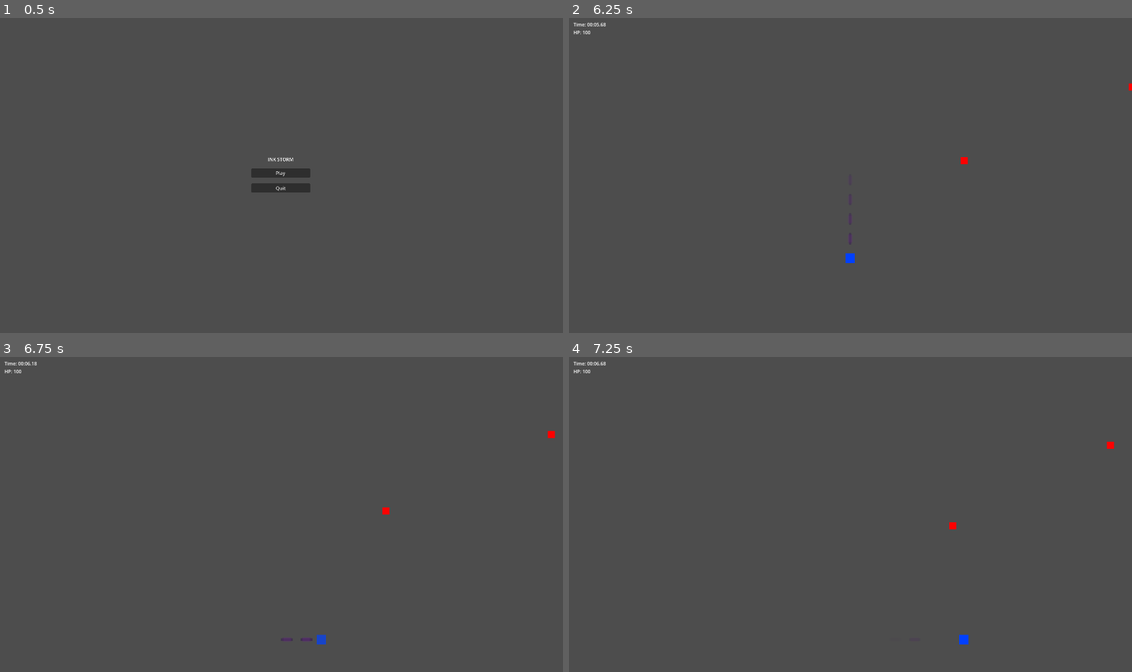
Above: before the commit, frames 1-4 (two rows, left to right).
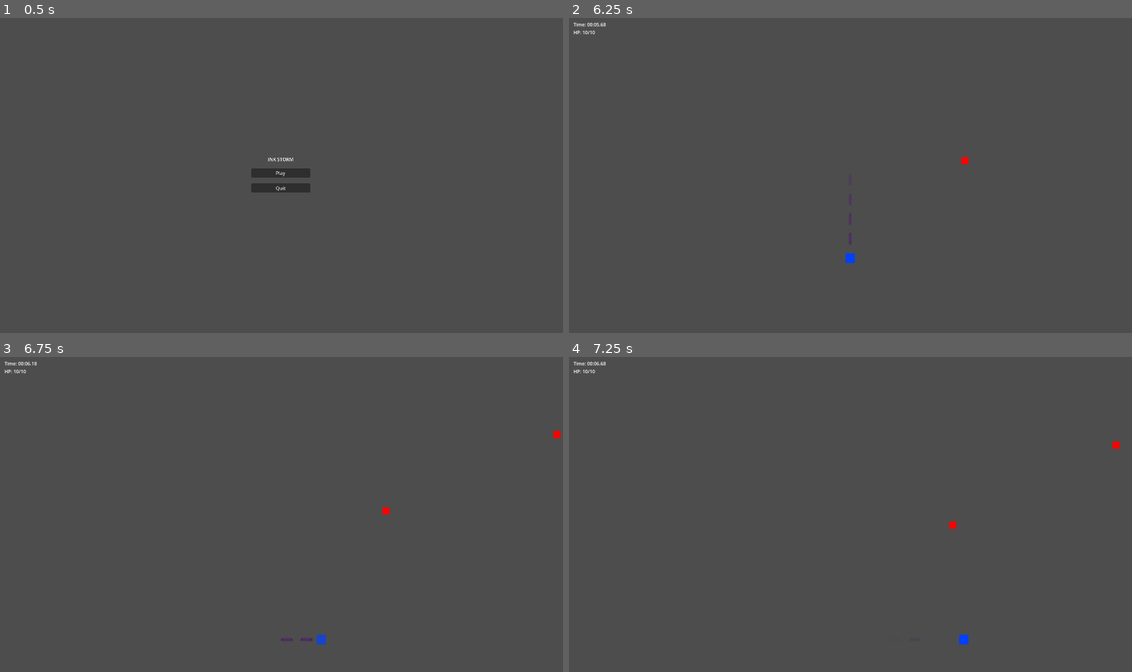
Above: after the commit, the same moments.

Repository: mgelsinger/inkstorm
Game: Godot game, scene res://scenes/Main.tscn
Same seed, same stepped clock (60 frames per second), same inputs: the game is played once before the commit and once after it.
Inputs:
- Up to frame 1 (0.5 s): no input
- Up to frame 2 (6.25 s): click "Play" at 0.5 s; tap Enter at 1.25 s; hold D (move_right) 1.28-2.03 s; tap Space (dash) every 0.75 s from 1.35 to 5.85 s; hold S (move_down) 2.03-2.78 s; hold D (move_right) 2.78-3.53 s; hold W (move_up) 3.53-4.28 s; hold A (move_left) 4.28-5.78 s; hold S (move_down) from 5.78 s (still down)
- Up to frame 3 (6.75 s): release S (move_down) at 6.53 s; hold D (move_right) from 6.53 s (still down); tap Space (dash) at 6.6 s
- Up to frame 4 (7.25 s): keep holding D (move_right)

Frame 1 is identical in both runs. In frame 2, less than 0.1% of the frame differs, in the area x 3-100%, y 4-47%; in frame 3, less than 0.1%, in the area x 3-100%, y 4-50%; in frame 4, less than 0.1%.

Commit message:
Implement enemy combat, damage system, and difficulty escalation
Enemy System:
- EnemyBasic now has health (3 HP default), damage (1 HP), and death
- Enemies deal contact damage to player with 1s cooldown
- Death animation with scale/fade tween
- Visual feedback on taking damage (red flash)
- Collision layers: Enemy on layer 2, detects Player on layer 1

Enemy Spawner Escalation:
- Difficulty scales with run time
- Spawn interval decreases from 2.0s to 0.5s over 2 minutes
- Linear interpolation based on GameState.run_time
- Spawns into dedicated Enemies container node
- Enemy count tracking method for HUD integration

Player Health and Damage:
- Player has 10 HP with max_hp tracking
- take_damage() method with invulnerability check
- 1 second damage invulnerability window after being hit
- Visual feedback: flashing sprite during invulnerability
- Death triggers GameState.end_run() and scene reload
- Collision layers: Player on layer 1, detects Enemies on layer 2

Ink Trail Damage System:
- InkTrailSegment converted from Node2D to Area2D
- Added RectangleShape2D collision (40x16)
- Trails damage enemies at 0.2s intervals (1 damage per tick)
- Dictionary tracking of enemies in trail with cooldowns
- Collision layer 4, detects layer 2 (Enemies)
- Prevents instant multi-hit exploits

HUD Integration:
- Real-time HP display showing current/max (e.g., "HP: 8/10")
- Updates every frame from GameState.get_player()
- Time display already working

Scene Structure:
- Added Enemies container node to Game.tscn
- Proper node hierarchy for enemy management
- EnemySpawner targets Enemies container

Collision Layer Summary:
- Layer 1: Player (detects layer 2)
- Layer 2: Enemies (detect layer 1)
- Layer 4: Ink Trails (detect layer 2)

Gameplay Loop:
- Player dashes through enemies
- Ink trails damage and kill enemies
- Enemies chase and damage player
- Difficulty increases over time
- Visual feedback for all damage events

🤖 Generated with [Claude Code](https://claude.com/claude-code)

Co-Authored-By: Claude <noreply@anthropic.com>

Diff:
--- a/scenes/Game.tscn
+++ b/scenes/Game.tscn
@@ -8,6 +8,8 @@
 [node name="Game" type="Node2D"]
 script = ExtResource("1_game")
 
+[node name="Enemies" type="Node2D" parent="."]
+
 [node name="Player" parent="." instance=ExtResource("2_player")]
 position = Vector2(960, 540)
 
--- a/scenes/InkTrailSegment.tscn
+++ b/scenes/InkTrailSegment.tscn
@@ -1,9 +1,17 @@
-[gd_scene load_steps=2 format=3 uid="uid://c5m8x3n7p2k9q"]
+[gd_scene load_steps=3 format=3 uid="uid://c5m8x3n7p2k9q"]
 
 [ext_resource type="Script" path="res://scripts/InkTrailSegment.gd" id="1_trail"]
 
-[node name="InkTrailSegment" type="Node2D"]
+[sub_resource type="RectangleShape2D" id="RectangleShape2D_trail"]
+size = Vector2(40, 16)
+
+[node name="InkTrailSegment" type="Area2D"]
+collision_layer = 4
+collision_mask = 2
 script = ExtResource("1_trail")
+
+[node name="CollisionShape2D" type="CollisionShape2D" parent="."]
+shape = SubResource("RectangleShape2D_trail")
 
 [node name="Visual" type="Node2D" parent="."]
 
--- a/scripts/EnemyBasic.gd
+++ b/scripts/EnemyBasic.gd
@@ -1,13 +1,61 @@
 extends CharacterBody2D
 
-const SPEED: float = 100.0
+@export var max_hp: int = 3
+@export var move_speed: float = 100.0
+@export var contact_damage: int = 1
+@export var damage_cooldown: float = 1.0
+
+var hp: int
+var last_damage_time: float = 0.0
+
+@onready var sprite: Sprite2D = $Sprite2D
 
 func _ready() -> void:
-	pass
+	hp = max_hp
+	# Set collision layers: Enemy is on layer 2, detects layer 1 (Player)
+	collision_layer = 2
+	collision_mask = 1
 
 func _physics_process(delta: float) -> void:
 	var player = GameState.get_player()
 	if player:
 		var direction = (player.global_position - global_position).normalized()
-		velocity = direction * SPEED
-		move_and_slide()
+		velocity = direction * move_speed
+
+		var collision = move_and_slide()
+
+		# Check for player collision
+		for i in get_slide_collision_count():
+			var collision_info = get_slide_collision(i)
+			var collider = collision_info.get_collider()
+			if collider and collider.has_method("take_damage"):
+				# Apply damage to player with cooldown
+				var current_time = Time.get_ticks_msec() / 1000.0
+				if current_time - last_damage_time >= damage_cooldown:
+					if not collider.has_method("is_player_invulnerable") or not collider.is_player_invulnerable():
+						collider.take_damage(contact_damage)
+						last_damage_time = current_time
+
+func take_damage(amount: int) -> void:
+	hp -= amount
+
+	# Visual feedback - flash red
+	if sprite:
+		sprite.modulate = Color(1.5, 0.5, 0.5, 1.0)
+		await get_tree().create_timer(0.1).timeout
+		if is_instance_valid(self):
+			sprite.modulate = Color(1, 0, 0, 1)
+
+	if hp <= 0:
+		die()
+
+func die() -> void:
+	# Death animation - scale down and fade out
+	if sprite:
+		var tween = create_tween()
+		tween.set_parallel(true)
+		tween.tween_property(self, "scale", Vector2.ZERO, 0.2)
+		tween.tween_property(sprite, "modulate:a", 0.0, 0.2)
+		await tween.finished
+
+	queue_free()
--- a/scripts/EnemySpawner.gd
+++ b/scripts/EnemySpawner.gd
@@ -2,19 +2,35 @@
 
 const ENEMY_SCENE = preload("res://scenes/EnemyBasic.tscn")
 
-@export var spawn_interval: float = 2.0
+@export var base_spawn_interval: float = 2.0
+@export var min_spawn_interval: float = 0.5
 @export var spawn_distance: float = 600.0
+@export var escalation_time: float = 120.0  # Time to reach min interval (2 minutes)
 
 var spawn_timer: float = 0.0
+var enemy_container: Node = null
 
 func _ready() -> void:
-	spawn_timer = spawn_interval
+	spawn_timer = base_spawn_interval
+	# Find or create enemy container
+	enemy_container = get_parent().get_node_or_null("Enemies")
+	if not enemy_container:
+		enemy_container = get_parent()
 
 func _process(delta: float) -> void:
+	# Calculate current spawn interval based on run time
+	var current_interval = _calculate_spawn_interval()
+
 	spawn_timer -= delta
 	if spawn_timer <= 0:
 		spawn_enemy()
-		spawn_timer = spawn_interval
+		spawn_timer = current_interval
+
+func _calculate_spawn_interval() -> float:
+	var run_time = GameState.run_time
+	# Linear interpolation from base to min over escalation_time
+	var progress = clamp(run_time / escalation_time, 0.0, 1.0)
+	return lerp(base_spawn_interval, min_spawn_interval, progress)
 
 func spawn_enemy() -> void:
 	var player = GameState.get_player()
@@ -28,4 +44,13 @@
 	var spawn_pos = player.global_position + Vector2(cos(angle), sin(angle)) * spawn_distance
 
 	enemy.global_position = spawn_pos
-	get_parent().add_child(enemy)
+
+	if enemy_container:
+		enemy_container.add_child(enemy)
+	else:
+		get_parent().add_child(enemy)
+
+func get_enemy_count() -> int:
+	if enemy_container:
+		return enemy_container.get_child_count()
+	return 0
--- a/scripts/HUD.gd
+++ b/scripts/HUD.gd
@@ -17,8 +17,12 @@
 	var milliseconds = int((time - int(time)) * 100)
 	time_label.text = "Time: %02d:%02d.%02d" % [minutes, seconds, milliseconds]
 
-	# Update HP (placeholder for now)
-	hp_label.text = "HP: 100"
+	# Update HP display
+	var player = GameState.get_player()
+	if player and player.has_method("get") and "hp" in player and "max_hp" in player:
+		hp_label.text = "HP: %d/%d" % [player.hp, player.max_hp]
+	else:
+		hp_label.text = "HP: --"
 
 	# Handle pause input
 	if Input.is_action_just_pressed("pause"):
--- a/scripts/InkTrailSegment.gd
+++ b/scripts/InkTrailSegment.gd
@@ -1,9 +1,12 @@
-extends Node2D
+extends Area2D
 
 @export var lifetime: float = 0.5
 @export var initial_alpha: float = 0.8
+@export var ink_damage: int = 1
+@export var damage_interval: float = 0.2
 
 var age: float = 0.0
+var enemies_in_trail: Dictionary = {}  # enemy: last_damage_time
 
 @onready var visual: Node2D = $Visual
 
@@ -11,6 +14,10 @@
 	# Set initial alpha
 	if visual:
 		visual.modulate.a = initial_alpha
+
+	# Connect signals
+	body_entered.connect(_on_body_entered)
+	body_exited.connect(_on_body_exited)
 
 func _process(delta: float) -> void:
 	age += delta
@@ -20,9 +27,29 @@
 		var fade_progress = age / lifetime
 		visual.modulate.a = initial_alpha * (1.0 - fade_progress)
 
+	# Damage enemies in trail
+	var current_time = Time.get_ticks_msec() / 1000.0
+	for enemy in enemies_in_trail.keys():
+		if is_instance_valid(enemy):
+			var last_damage_time = enemies_in_trail[enemy]
+			if current_time - last_damage_time >= damage_interval:
+				if enemy.has_method("take_damage"):
+					enemy.take_damage(ink_damage)
+					enemies_in_trail[enemy] = current_time
+		else:
+			enemies_in_trail.erase(enemy)
+
 	# Auto-destroy when lifetime expires
 	if age >= lifetime:
 		queue_free()
 
 func set_lifetime(new_lifetime: float) -> void:
 	lifetime = new_lifetime
+
+func _on_body_entered(body: Node2D) -> void:
+	if body.has_method("take_damage"):
+		enemies_in_trail[body] = 0.0  # Will damage immediately on next frame
+
+func _on_body_exited(body: Node2D) -> void:
+	if body in enemies_in_trail:
+		enemies_in_trail.erase(body)
--- a/scripts/Player.gd
+++ b/scripts/Player.gd
@@ -1,4 +1,8 @@
 extends CharacterBody2D
+
+# Health properties
+@export var max_hp: int = 10
+@export var damage_invulnerability_duration: float = 1.0
 
 # Movement properties
 @export var move_speed: float = 400.0
@@ -18,6 +22,10 @@
 # Preload ink trail scene
 const INK_TRAIL_SEGMENT = preload("res://scenes/InkTrailSegment.tscn")
 
+# Health state variables
+var hp: int
+var damage_invulnerability_timer: float = 0.0
+
 # State variables
 var is_dashing: bool = false
 var is_invulnerable: bool = false
@@ -30,13 +38,24 @@
 @onready var sprite: Sprite2D = $Sprite2D
 
 func _ready() -> void:
+	hp = max_hp
+	# Set collision layers: Player is on layer 1, detects layer 2 (Enemies)
+	collision_layer = 1
+	collision_mask = 2
 	# Register with GameState
 	GameState.set_player(self)
 
 func _physics_process(delta: float) -> void:
-	# Update cooldown timer
+	# Update timers
 	if dash_cooldown_timer > 0:
 		dash_cooldown_timer -= delta
+
+	if damage_invulnerability_timer > 0:
+		damage_invulnerability_timer -= delta
+		# Flash sprite during damage invulnerability
+		sprite.modulate.a = 0.5 if int(damage_invulnerability_timer * 10) % 2 == 0 else 1.0
+	elif not is_dashing:
+		sprite.modulate.a = 1.0
 
 	# Handle dash state
 	if is_dashing:
@@ -126,4 +145,27 @@
 			trail_segment.set_lifetime(trail_lifetime)
 
 func is_player_invulnerable() -> bool:
-	return is_invulnerable
+	return is_invulnerable or damage_invulnerability_timer > 0
+
+func take_damage(amount: int) -> void:
+	if is_player_invulnerable():
+		return
+
+	hp -= amount
+	damage_invulnerability_timer = damage_invulnerability_duration
+
+	# Visual feedback
+	if sprite:
+		sprite.modulate = Color(1.5, 0.5, 0.5, 1.0)
+
+	# Check for death
+	if hp <= 0:
+		hp = 0
+		die()
+
+func die() -> void:
+	print("Player died!")
+	GameState.end_run()
+	# For now, just restart the scene
+	await get_tree().create_timer(1.0).timeout
+	get_tree().reload_current_scene()
